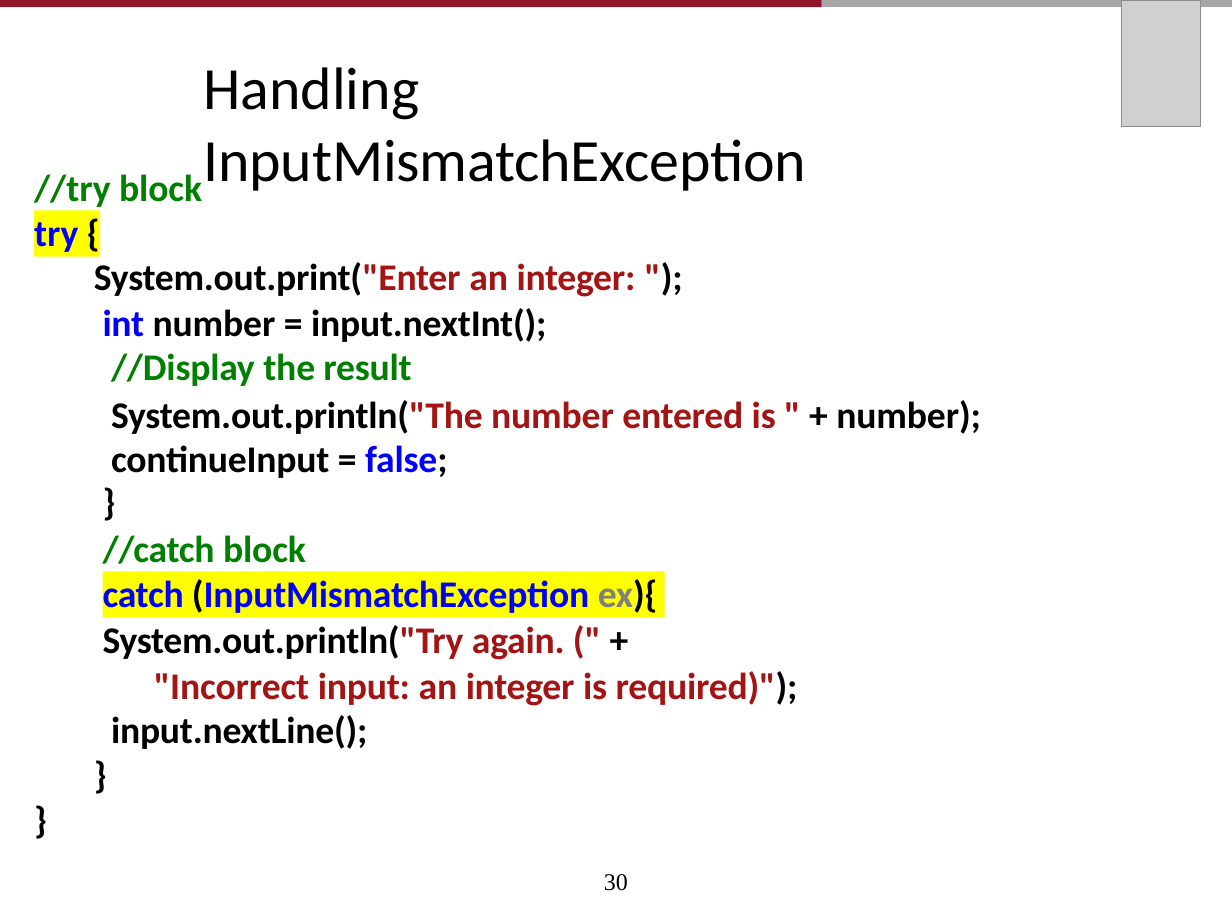
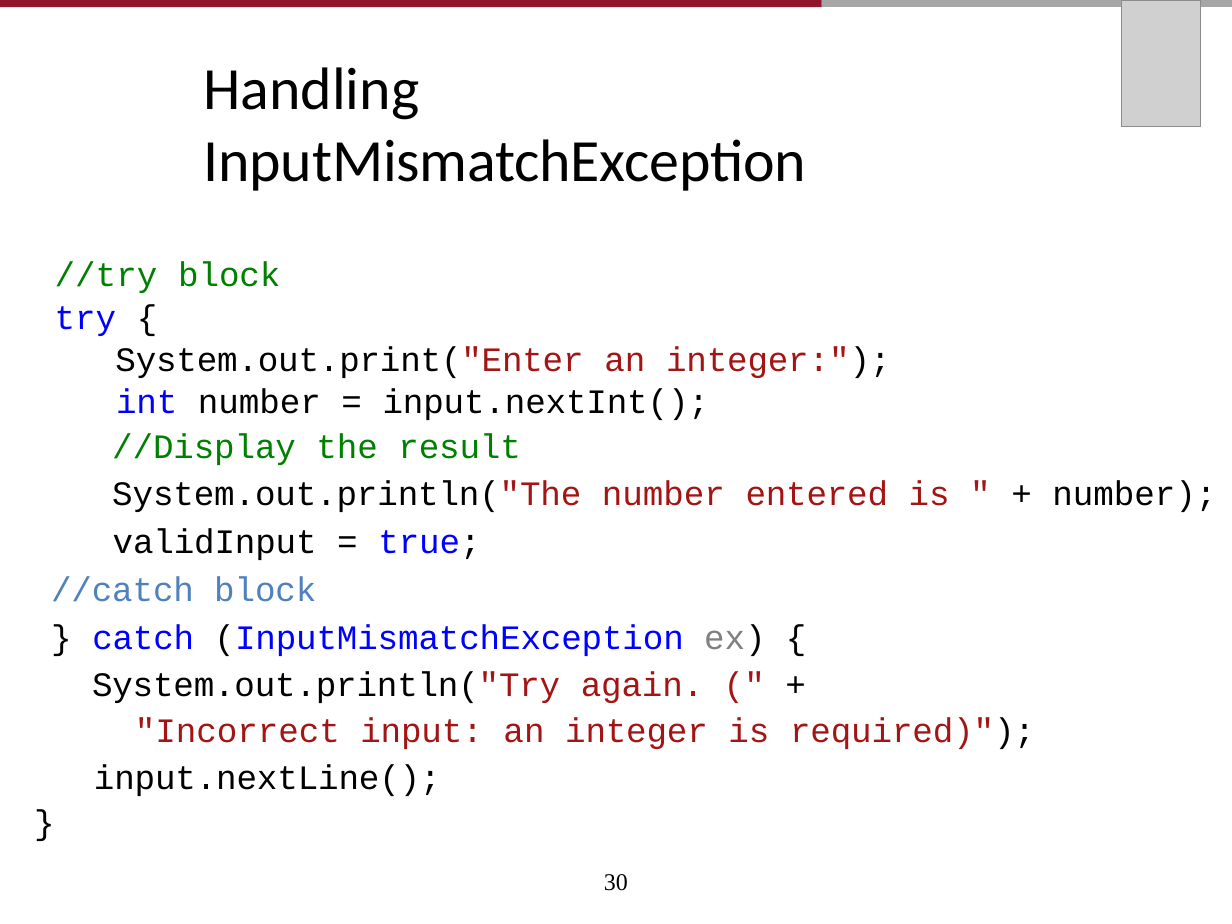
Before and after one commit to AughdonBreslin/CS501IntroToJava, a slide deck: slide 12 of Lectures/11_Exception_Handling_and_Text_I0.pptx (slide 30 before the commit). Drawn at 1232x924 pixels with LibreOffice and Linux fonts; fonts in the diff are those of the drawing; grey boxes stand for pictures. Boxes give left, top, right and bottom in pixels: in the first picture for what was removed or moved away, otherwise in the second. Text is boxed around its words. In the diff, an @@ line names an element or a change of style, - is before the commit and + after.

```diff
--- a/Lectures/11_Exception_Handling_and_Text_I0.pptx
+++ b/Lectures/11_Exception_Handling_and_Text_I0.pptx
@@ text removed at [34, 174, 202, 211] @@
-//try block
@@ rectangle removed at [34, 211, 101, 257] @@
-try {
@@ text "//try block": place and size @@
-text "//try block" at [94, 262, 981, 564]
+text "//try block" at [51, 261, 1216, 796]
@@ text at [55, 261, 891, 420]: text changed; size 22 to 20 pt; font Calibri to Courier New; bold off @@
-System.out.print("Enter an integer: "); int number = input.nextInt();
+//try block
+try {
+System.out.print("Enter an integer:");
+int number = input.nextInt();
@@ text at [112, 433, 520, 465]: size 22 to 20 pt, font Calibri to Courier New, bold off in "//Display the result", "}"; indent changed; line spacing 25.1pt to 26.4pt @@
@@ text at [51, 480, 1216, 796]: text changed; size 22 to 20 pt; font Calibri to Courier New; bold off @@
-System.out.println("The number entered is " + number); continueInput = false;
+System.out.println("The number entered is " + number);
+validInput = true;
+//catch block
+} catch (InputMismatchException ex) {
+System.out.println("Try again. (" +
+"Incorrect input: an integer is required)");
+input.nextLine();
@@ text at [103, 535, 306, 564]: paragraph removed @@
-//catch block
@@ rectangle removed at [102, 572, 664, 618] @@
-catch (InputMismatchException ex){
@@ text removed at [103, 625, 798, 749] @@
-System.out.println("Try again. (" +
-"Incorrect input: an integer is required)"); input.nextLine();
-}
@@ text removed at [32, 796, 48, 845] @@
-}
```
Also in this commit, not shown: 21 other slides changed, 3 slides added, 29 slides removed, 26 other files.
